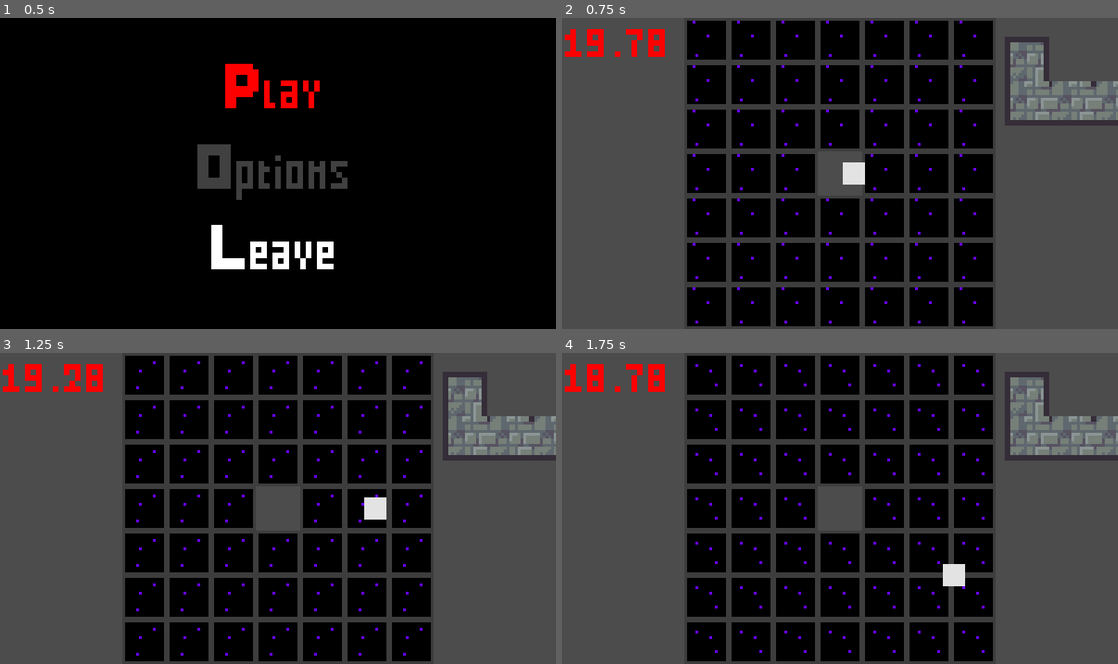
Above: before the commit, frames 1-4 (two rows, left to right).
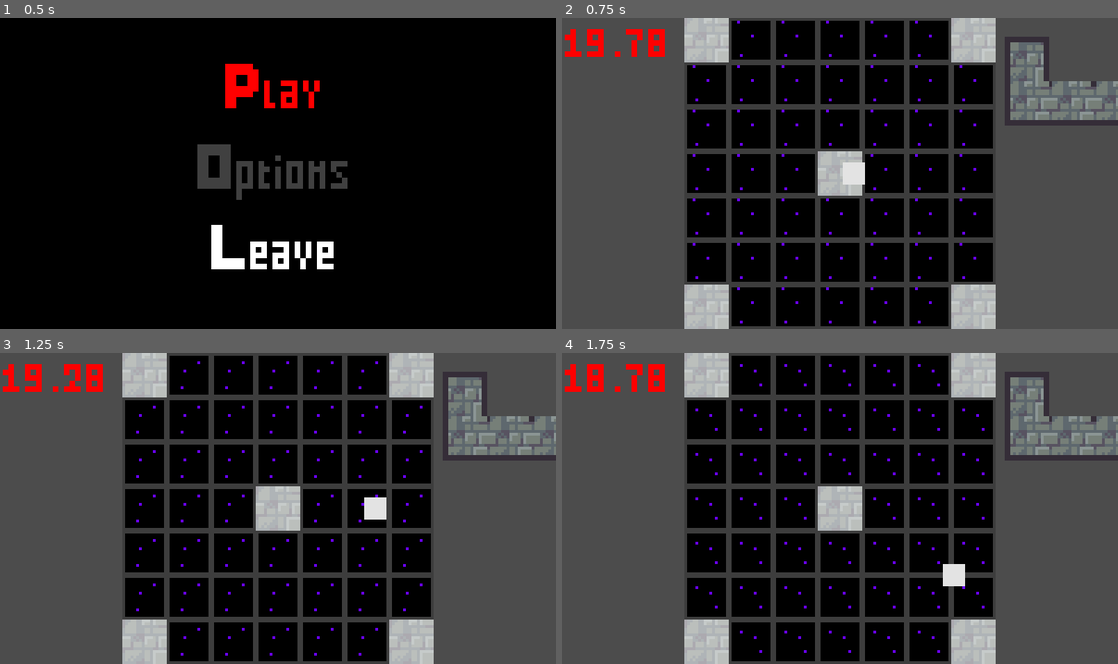
Above: after the commit, the same moments.

Repository: MrBSmith/Global2020
Game: Godot game, scene res://Scenes/GUI/Menus/ScreenTitle/ScreenTitle.tscn
Same seed, same stepped clock (60 frames per second), same inputs: the game is played once before the commit and once after it.
Inputs (mouse positions are in pixels of both pictures, inside the frame that each line leads up to):
- Up to frame 1 (0.5 s): no input
- Up to frame 2 (0.75 s): tap Enter (ui_accept) at 0.5 s; move the mouse to (962, 157) at 0.52 s; hold Right (ui_right) from 0.53 s (still down); click (962, 157) at 0.6 s
- Up to frame 3 (1.25 s): keep holding Right (ui_right); tap Enter (ui_accept) at 0.77 s
- Up to frame 4 (1.75 s): move the mouse to (1029, 436) at 1.27 s; release Right (ui_right) at 1.28 s; hold Down (ui_down) from 1.28 s (still down); tap 1 (fast_speed) at 1.35 s; tap Enter (ui_accept) at 1.52 s; click (1029, 436) at 1.55 s

Frame 1 is identical in both runs. In frame 2, 5.5% of the frame differs, in the area x 22-78%, y 0-100%; in frame 3, 5.7%; in frame 4, 5.7%.

Commit message:
Place a normal tile in the center and on each corner of the gird

Diff:
--- a/Scenes/Cards/Script/Tile.gd
+++ b/Scenes/Cards/Script/Tile.gd
@@ -33,8 +33,9 @@
 	overlap = false
 	outside = false
 
-	var _err = connect("tile_grabed", owner, "on_tile_grabed")
-	_err = connect("tile_droped", owner, "on_tile_droped")
+	if owner != null:
+		var _err = connect("tile_grabed", owner, "on_tile_grabed")
+		_err = connect("tile_droped", owner, "on_tile_droped")
 
 
 # ---- INPUT ----
@@ -55,8 +56,6 @@
 
 
 func _input(_event):
-
-	# Check if the mouse overlap the tile
 	if overlap:
 		# Drag
 		if Input.is_action_just_pressed("grab"):
--- a/Scenes/Game/GridGen.gd
+++ b/Scenes/Game/GridGen.gd
@@ -1,33 +1,46 @@
 extends TileBase
 
 onready var void_tile_scene = preload("res://Scenes/Tiles/Void/Void.tscn")
-onready var tile_scene = preload("res://Scenes/Tiles/Void/Void.tscn")
+onready var tile_scene = preload("res://Scenes/Tiles/Tile.tscn")
 
-var current_tile_void : Node
 var grid_size : int
 
 func on_ready():
-	fill_with_void()
+	create_grid()
 
-# Fill the map with void tiles
-func fill_with_void():
-	current_tile_void = void_tile_scene.instance()
-	var void_sprite = current_tile_void.get_node("AnimatedSprite").get_sprite_frames().get_frame("default", 0)
+
+# Fill the map with void tile, except the 4 corners and the center with normal tiles
+func create_grid():
+	var current_tile = void_tile_scene.instance()
+	var void_sprite = current_tile.get_node("AnimatedSprite").get_sprite_frames().get_frame("default", 0)
 	var void_sprite_size = void_sprite.get_size().x
 
 	var screen_width = ProjectSettings.get_setting("display/window/size/width")
 	var nb_tiles_in_screen = screen_width / void_sprite_size
 	var grid_x_pos = ((nb_tiles_in_screen - grid_size) / 2) * void_sprite_size
 
-	current_tile_void.queue_free()
+	current_tile.queue_free()
 
+	# Create every tiles in the grid
 	for i in range(1, grid_size):
 		for j in range(1, grid_size):
+			# Determine if the node should be a normal tile or a void tile
+			if is_tile_the_center(i, j) || is_tile_a_corner(i, j):
+				current_tile = tile_scene.instance()
+			else:
+				current_tile = void_tile_scene.instance()
+
+			# Create the tile, and set its position
 			var current_tile_pos = Vector2(grid_x_pos + (i * void_sprite_size), j * void_sprite_size - void_sprite_size / 2)
+			current_tile.set_position(current_tile_pos)
+			add_child(current_tile)
 
-			if i == int(float(grid_size) / 2) && j == int(float(grid_size) /2):
-				pass
-			else:
-				current_tile_void = void_tile_scene.instance()
-				current_tile_void.set_position(current_tile_pos)
-				add_child(current_tile_void)
+
+# Return true if the given tile coordinates corresponds to the center of the grid
+func is_tile_the_center(i: int, j: int) -> bool:
+	return (i == int(float(grid_size) / 2) && j == int(float(grid_size) /2))
+
+
+# Return true if the given tile coordinates corresponds to a corner of the grid
+func is_tile_a_corner(i: int, j: int) -> bool:
+	return (i == 1 || i == grid_size - 1) && (j == 1 || j == grid_size - 1)
